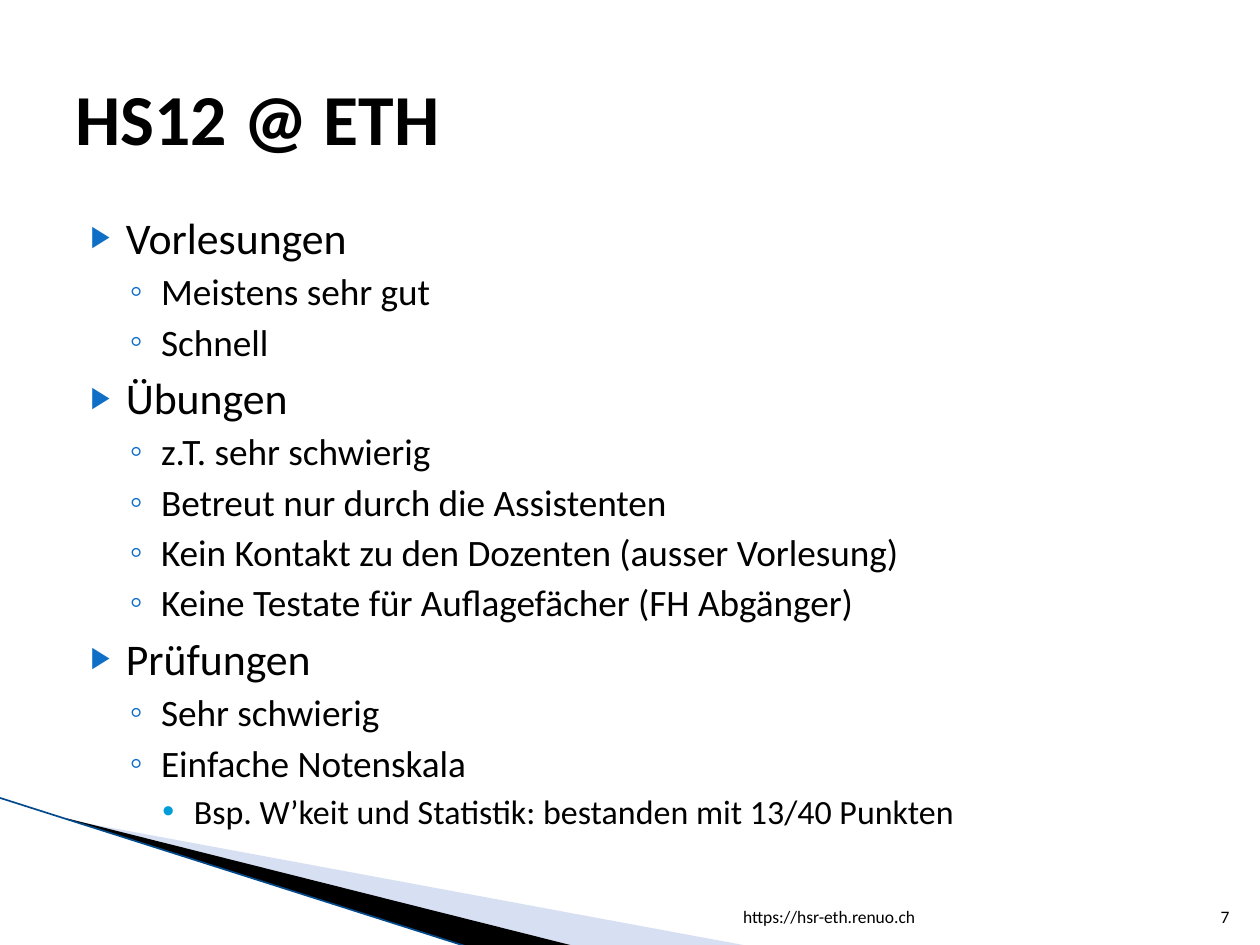
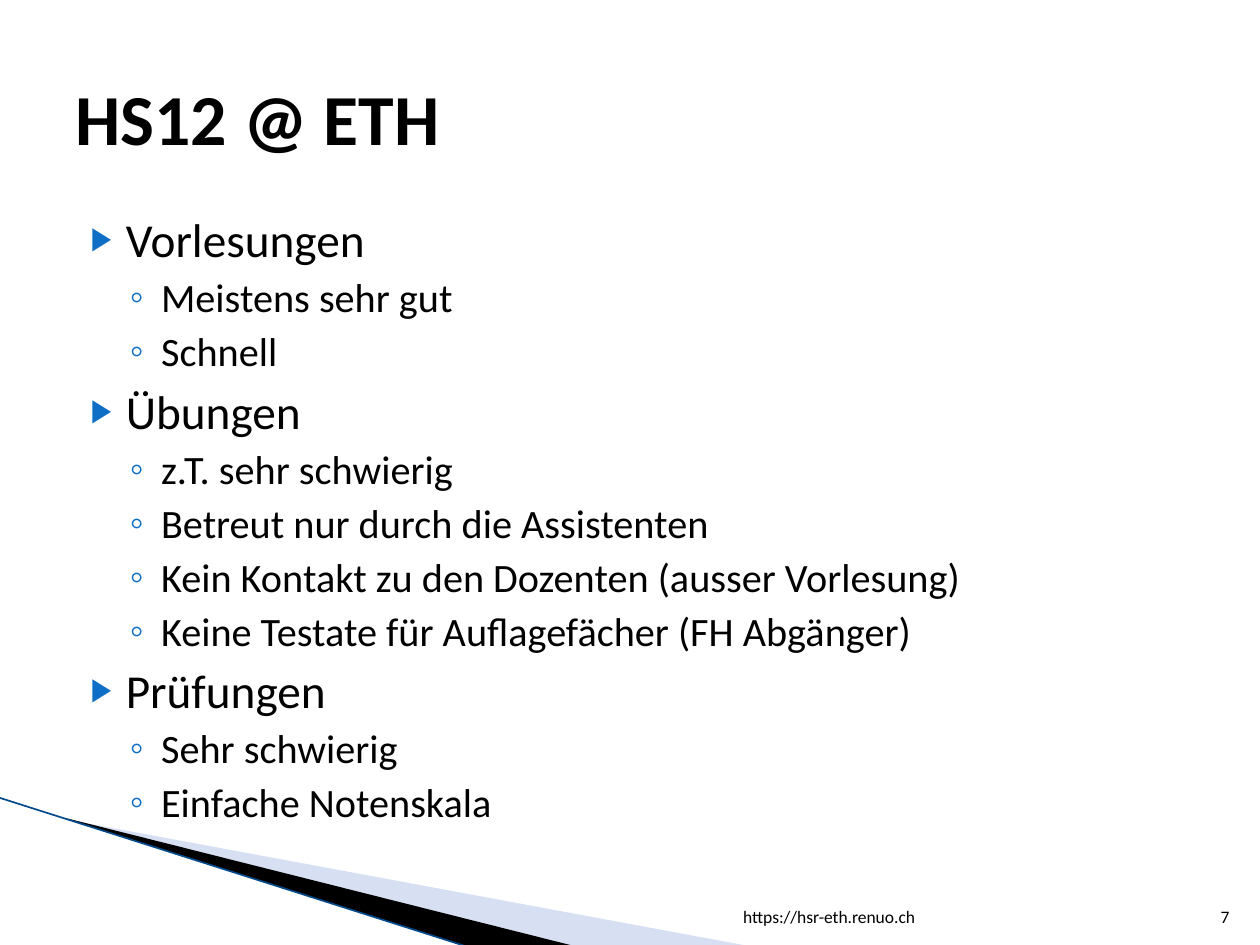
Before and after one commit to lukaselmer/hsr-eth.renuo.ch, a slide deck: slide 7 of vortrag.pptx. Drawn at 1260x945 pixels with LibreOffice and Linux fonts; fonts in the diff are those of the drawing; background and template pictures are left out. Boxes give left, top, right and bottom in pixels: in the first picture for what was removed or moved away, otherwise in the second. Text is boxed around its words. In the diff, an @@ line names an element or a change of style, - is before the commit and + after.

```diff
--- a/vortrag.pptx
+++ b/vortrag.pptx
@@ text "Vorlesungen" at bbox=[126, 224, 960, 818]: size 25 to 27 pt in "Vorlesungen", "Übungen", "Prüfungen"; size 21.3 to 23 pt in "Meistens sehr gut", "Schnell", "z.T. sehr schwierig", "Betreut nur durch die Assistenten" and 4 more places @@
@@ text at bbox=[194, 800, 953, 830]: paragraph removed @@
-    • Bsp. W’keit und Statistik: bestanden mit 13/40 Punkten
```
Also in this commit, not shown: 7 other slides changed, 1 other file.
